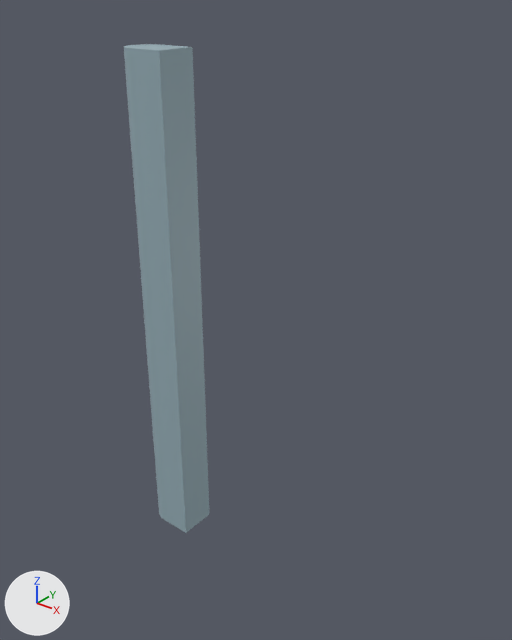
The glTF model docs/ESP 2023/steps/esp2023_gate_leaf/step_02.glb, before and after one commit.
One viewpoint serves both versions: a 50 mm lens placed at (5478.0, -5136.0, 6472.0), pointed at (1237.0, 165.0, 3186.0). Arrows for +X, +Y and +Z are at lower left; the lights stay in place. The first picture is the older version. Vertices at exactly the same position are counted once.

Names of what the first picture shows: 'part__gate leaf (welded S355 steel)'.
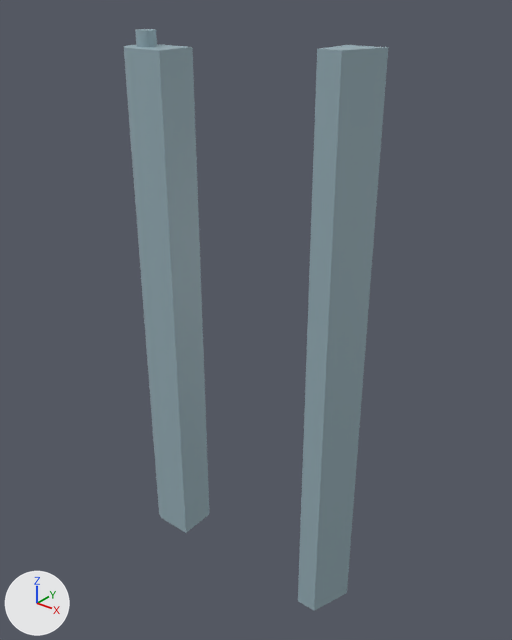
What differs and where, as boxes [x1, y1, x2, y2] in the pictures (512 x 640 px):
'part__mitre post', added (cyan): after [298, 45, 388, 611]
'part__gate leaf (welded S355 steel)', reshaped: before [124, 44, 209, 533]; after [124, 29, 209, 533]
part 1 of me_part__gate_leaf__welded_s355_steel, added (cyan): after [124, 29, 188, 50]

Edits to the bpy script that builds the scene:
```text
Add mat_defaultmaterial_001:
    mat_defaultmaterial_001 = bpy.data.materials.new('DefaultMaterial.001')
    mat_defaultmaterial_001.use_nodes = True; mat_defaultmaterial_001.node_tree.nodes.clear()
    _N = mat_defaultmaterial_001.node_tree.nodes; _L = mat_defaultmaterial_001.node_tree.links
    n0 = _N.new('ShaderNodeOutputMaterial'); n0.name = 'Material Output'
    n1 = _N.new('ShaderNodeBsdfPrincipled'); n1.name = 'Principled BSDF'
    n2 = _N.new('ShaderNodeVertexColor'); n2.name = 'Color Attribute'
    _L.new(n1.outputs[0], n0.inputs[0])  # 'BSDF' to 'Surface'
    _L.new(n2.outputs[0], n1.inputs[0])  # 'Color' to 'Base Color'
Change me_part__gate_leaf__welded_s355_steel:
    used by ob_part__gate_leaf__welded_s355_steel; location = (0.0, 0.0, 0.0)
    remove me_part__gate_leaf__welded_s355_steel.from_pydata(...)  # 70 vertices, 136 faces; spans x -225.0..400.0, y -225.0..225.0, z 50.0..5850.0
    add me_part__gate_leaf__welded_s355_steel.from_pydata(...)  # 392 vertices, 776 faces; spans x -225.0..400.0, y -225.0..225.0, z 50.0..6000.0
    me_part__gate_leaf__welded_s355_steel part 1: 126 vertices added at x -100.0..100.0, y -100.0..100.0, z 5850.0..6000.0
    other edits to the shape of me_part__gate_leaf__welded_s355_steel do not show in these pictures
Add me_part__mitre_post:
    me_part__mitre_post.from_pydata(...)  # 16 vertices, 24 faces; spans x 2160.0..2535.0, y -225.0..225.0, z 50.0..5960.0
    me_part__mitre_post.materials.append(mat_defaultmaterial_001)
Add ob_part__mitre_post:
    ob_part__mitre_post = bpy.data.objects.new('part__mitre post', me_part__mitre_post)
    ob_part__mitre_post.location = (0.0, 0.0, 0.0)
```
